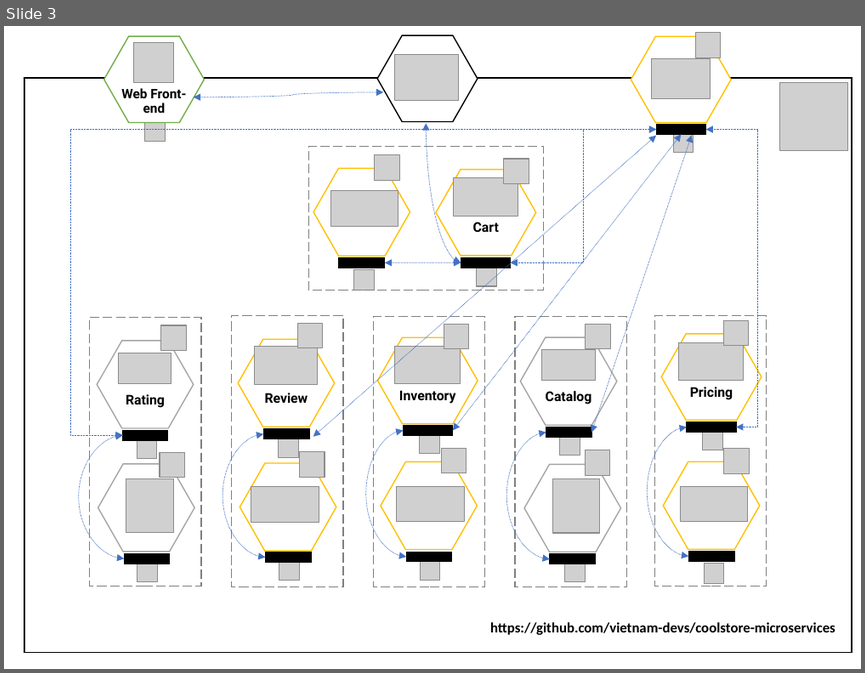
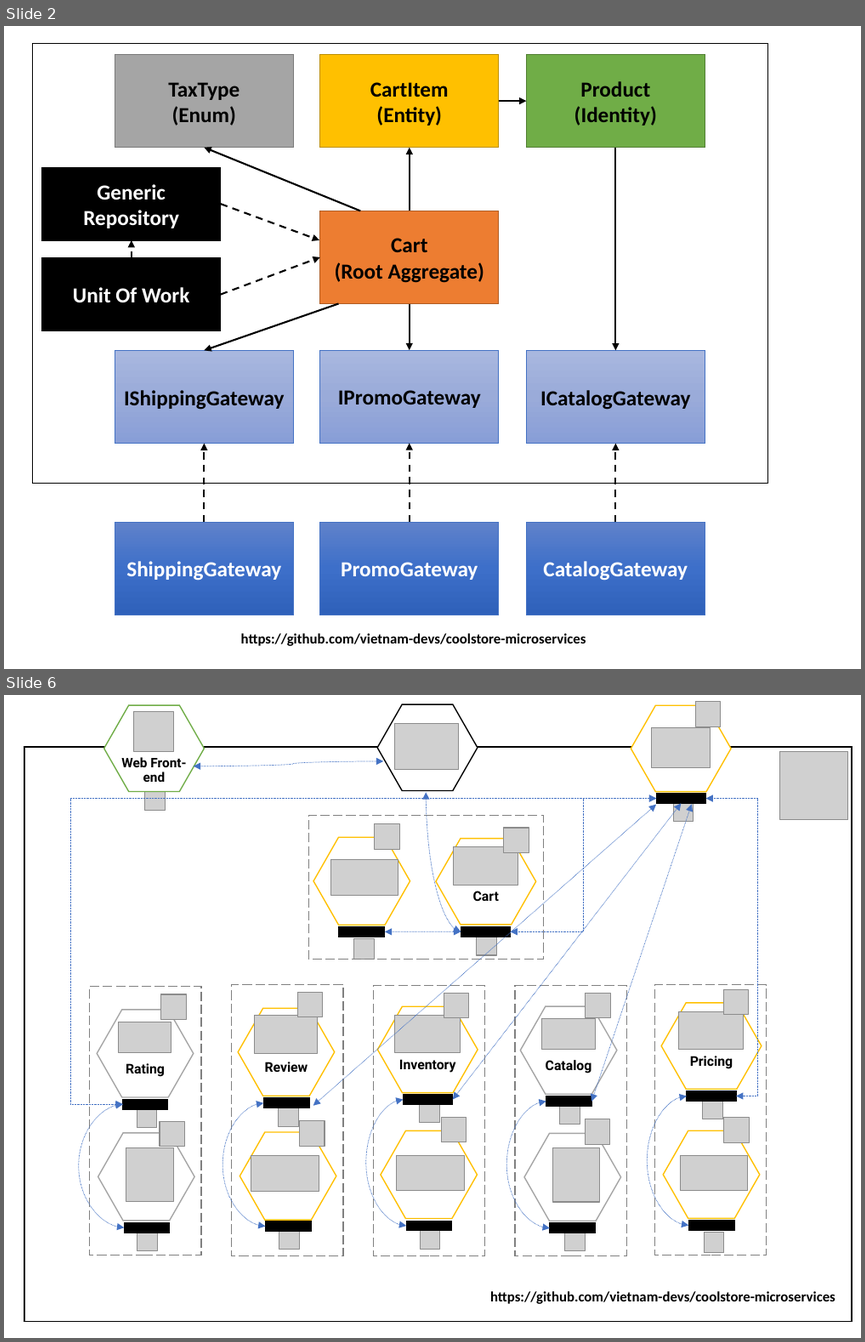
Before and after one commit to ProgrammeChef/microservices-coolstore, a slide deck: assets/state-of-the-art.pptx. Shown one above the other, each under a label of ours: slide 3 before the commit, slides 2 and 6 after it; the slides between them are not shown. The pictures are 865x673 and 865x1342 pixels, drawn with LibreOffice and Linux fonts; fonts in the diff are those of the drawing; grey boxes stand for pictures. Boxes give left, top, right and bottom in pixels: in the first picture for what was removed or moved away, otherwise in the second. Text is boxed around its words. In the diff, an @@ line names an element or a change of style, - is before the commit and + after.

```diff
--- a/assets/state-of-the-art.pptx
+++ b/assets/state-of-the-art.pptx
@@ slide 2 added at (x1=4, y1=26, x2=861, y2=669), background #FFFFFF @@
@@ rectangle added at (x1=32, y1=43, x2=767, y2=482), fill #FFFFFF, outline #000000 1 pt @@
@@ rectangle added at (x1=114, y1=54, x2=293, y2=147), fill #A5A5A5, outline #7A7A7A 1 pt, 18 pt, text #000000, bold @@
+TaxType
+(Enum)
@@ rectangle added at (x1=320, y1=54, x2=499, y2=147), fill #FFC000, outline #BD8E00 1 pt, 18 pt, text #000000, bold @@
+CartItem
+(Entity)
@@ rectangle added at (x1=527, y1=54, x2=705, y2=147), fill #70AD47, outline #538035 1 pt, 18 pt, text #000000, bold @@
+Product
+(Identity)
@@ arrow added from (499, 102) to (527, 102), #000000 1.5 pt @@
@@ arrow added from (360, 211) to (205, 148), #000000 1.5 pt @@
@@ arrow added from (409, 211) to (409, 148), #000000 1.5 pt @@
@@ arrow added from (616, 148) to (616, 350), #000000 1.5 pt @@
@@ rectangle added at (x1=41, y1=167, x2=220, y2=240), fill #000000, outline #000000 1 pt, 18 pt, text #FFFFFF, bold @@
+Generic Repository
@@ arrow added from (221, 204) to (319, 240), #000000 1.5 pt dashed @@
@@ rectangle added at (x1=320, y1=211, x2=499, y2=304), fill #ED7D31, outline #AF5C24 1 pt, 18 pt, text #000000, bold @@
+Cart
+(Root Aggregate)
@@ arrow added from (132, 258) to (132, 240), #000000 1.5 pt dashed @@
@@ rectangle added at (x1=41, y1=258, x2=220, y2=330), fill #000000, outline #000000 1 pt, 18 pt, text #FFFFFF, bold @@
+Unit Of Work
@@ arrow added from (221, 295) to (320, 257), #000000 1.5 pt dashed @@
@@ arrow added from (338, 304) to (205, 350), #000000 1.5 pt @@
@@ arrow added from (409, 304) to (409, 350), #000000 1.5 pt @@
@@ rectangle added at (x1=114, y1=350, x2=293, y2=442), fill gradient #A8B7DF to #9AABD9 to #889ED7, outline #4472C4 0.5 pt, 18 pt, text #000000, bold @@
+IShippingGateway
@@ rectangle added at (x1=320, y1=350, x2=499, y2=442), fill gradient #A8B7DF to #9AABD9 to #889ED7, outline #4472C4 0.5 pt, 18 pt, text #000000, bold @@
+IPromoGateway
@@ rectangle added at (x1=527, y1=350, x2=705, y2=442), fill gradient #A8B7DF to #9AABD9 to #889ED7, outline #4472C4 0.5 pt, 18 pt, text #000000, bold @@
+ICatalogGateway
@@ arrow added from (205, 522) to (205, 443), #000000 1.5 pt dashed @@
@@ arrow added from (409, 522) to (409, 443), #000000 1.5 pt dashed @@
@@ arrow added from (616, 522) to (616, 443), #000000 1.5 pt dashed @@
@@ rectangle added at (x1=114, y1=522, x2=293, y2=614), fill gradient #6183CB to #3E70CA to #3062BB, outline #4472C4 0.5 pt, 18 pt, text #FFFFFF, bold @@
+ShippingGateway
@@ rectangle added at (x1=320, y1=522, x2=499, y2=613), fill gradient #6183CB to #3E70CA to #3062BB, outline #4472C4 0.5 pt, 18 pt, text #FFFFFF, bold @@
+PromoGateway
@@ rectangle added at (x1=527, y1=522, x2=705, y2=614), fill gradient #6183CB to #3E70CA to #3062BB, outline #4472C4 0.5 pt, 18 pt, text #FFFFFF, bold @@
+CatalogGateway
@@ text added at (x1=241, y1=633, x2=586, y2=646), 12 pt, text #000000, bold @@
+https://github.com/vietnam-devs/coolstore-microservices
@@ what was slide 3 is now slide 6 @@
```
Also in this commit, not shown: 3 other slides added, 1 slide removed, 3 other files.
